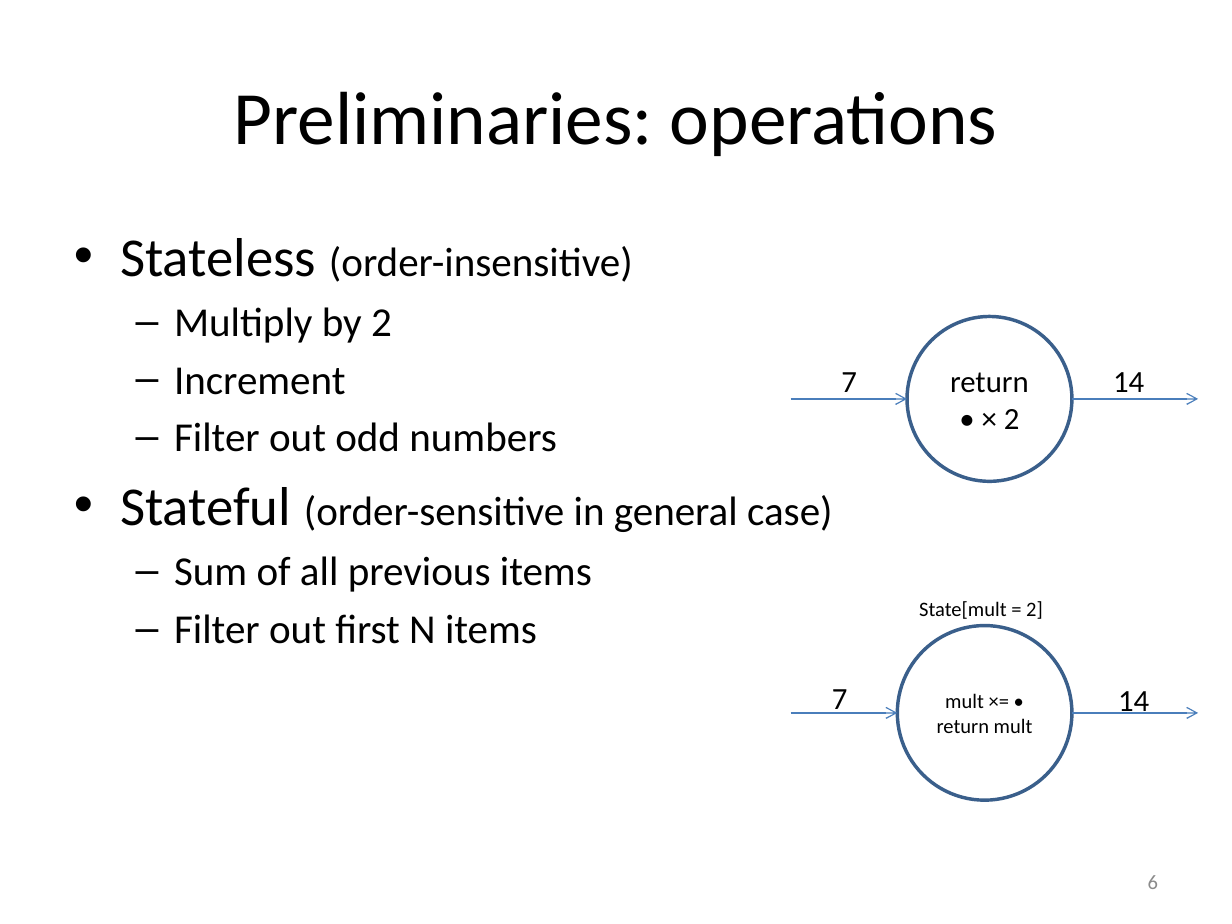
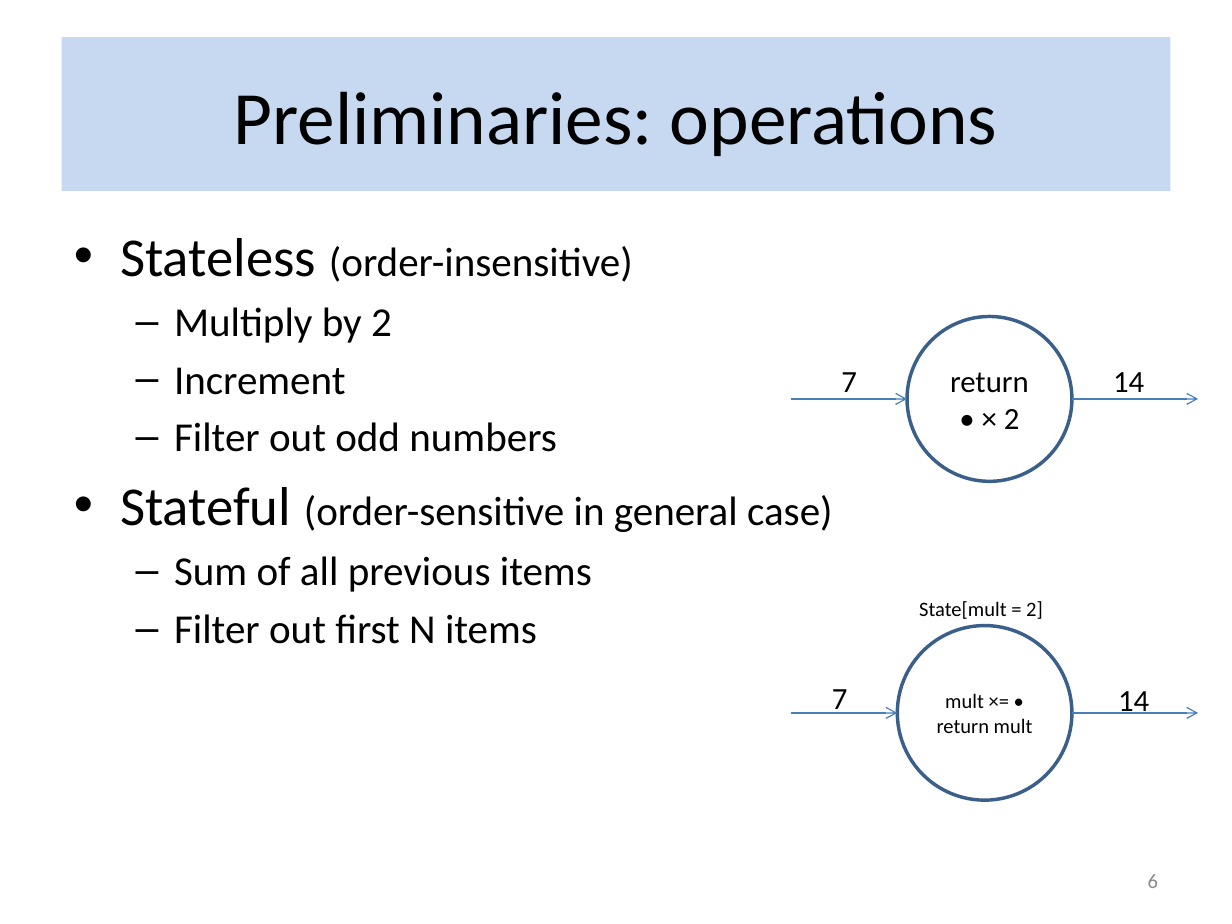
Before and after one commit to flame-stream/Papers, a slide deck: slide 6 of 2018/invalidation/slides.pptx. Drawn at 1232x924 pixels with LibreOffice and Linux fonts; fonts in the diff are those of the drawing; background and template pictures are left out. Boxes give left, top, right and bottom in pixels: in the first picture for what was removed or moved away, otherwise in the second. Text is boxed around its words. In the diff, an @@ line names an element or a change of style, - is before the commit and + after.

Commit message:
Update slides style

```diff
--- a/2018/invalidation/slides.pptx
+++ b/2018/invalidation/slides.pptx
@@ title "Preliminaries: operations": place and size @@
-title "Preliminaries: operations" at <box>233,91,997,156</box>
+title "Preliminaries: operations" at <box>62,37,1170,191</box>
@@ title "Preliminaries: operations" at <box>62,37,1170,191</box>: fill none to #C6D9F1 @@
```
Also in this commit, not shown: 20 other slides changed.
